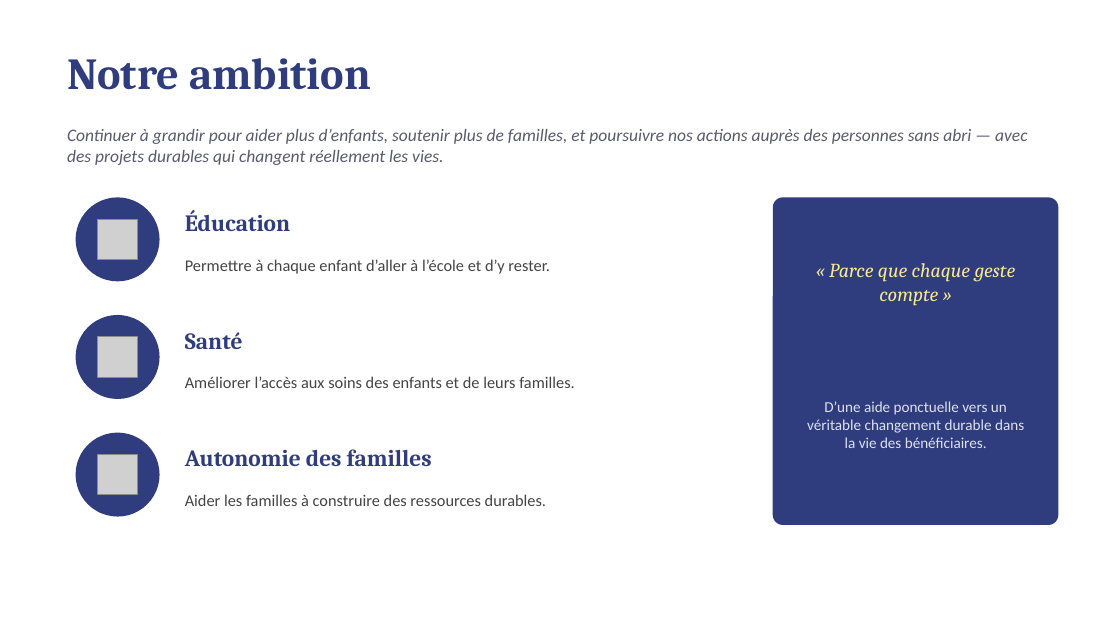
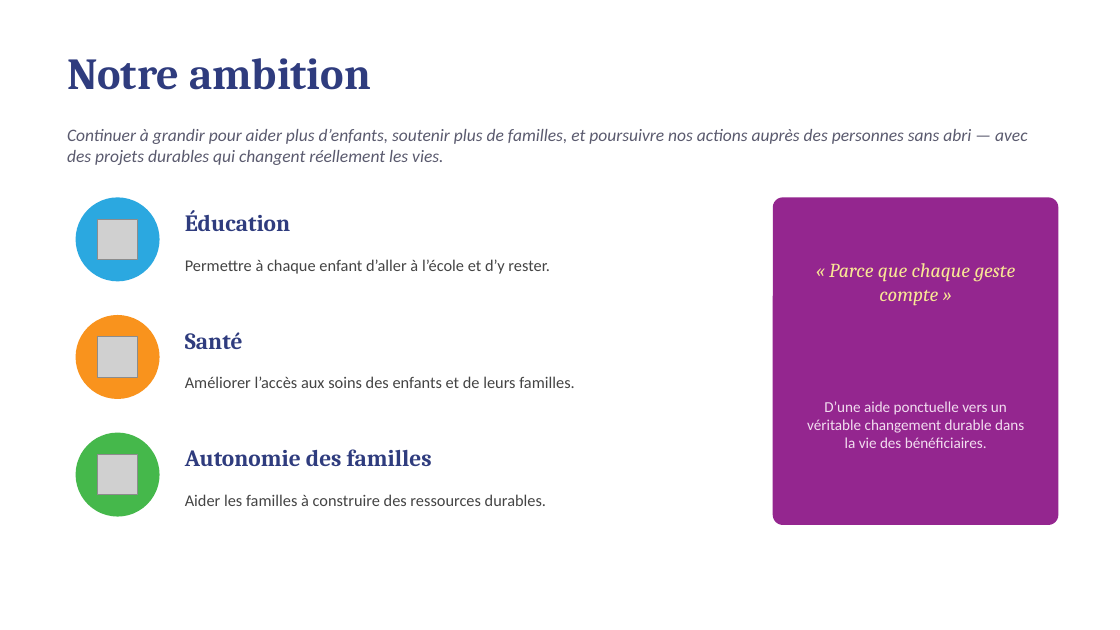
Before and after one commit to htleclerc/docs, a slide deck: slide 8 of presentation-les-petits-enfants-de-marie.pptx (slide 7 before the commit). Drawn at 1120x630 pixels with LibreOffice and Linux fonts; fonts in the diff are those of the drawing; grey boxes stand for pictures. Boxes give left, top, right and bottom in pixels: in the first picture for what was removed or moved away, otherwise in the second. Text is boxed around its words. In the diff, an @@ line names an element or a change of style, - is before the commit and + after.

```diff
--- a/presentation-les-petits-enfants-de-marie.pptx
+++ b/presentation-les-petits-enfants-de-marie.pptx
@@ ellipse at [76, 197, 160, 281]: fill #2F3C7E to #2BA8E0 @@
@@ rounded rectangle at [773, 197, 1059, 525]: fill #2F3C7E to #94268F @@
@@ ellipse at [76, 315, 160, 399]: fill #2F3C7E to #F9931D @@
@@ text "D’une aide ponctuelle vers un ..." at [807, 401, 1024, 448]: text colour #DDE1F2 to #F2DDF0 @@
@@ ellipse at [76, 433, 160, 517]: fill #2F3C7E to #45B84B @@
```
Also in this commit, not shown: 7 other slides changed, 1 slide added, 1 other file.
